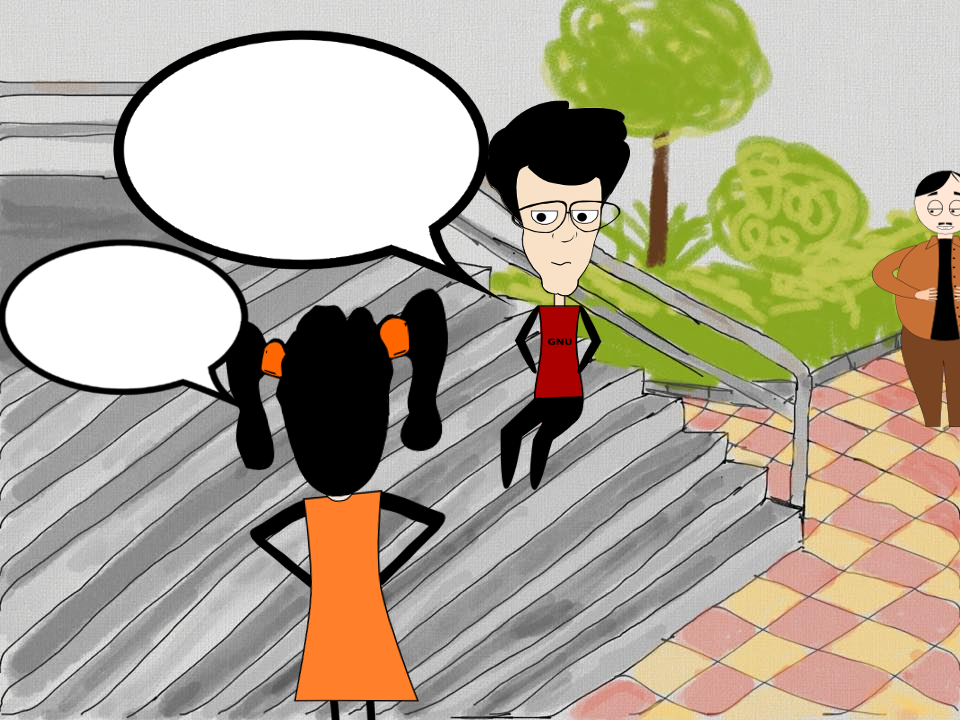
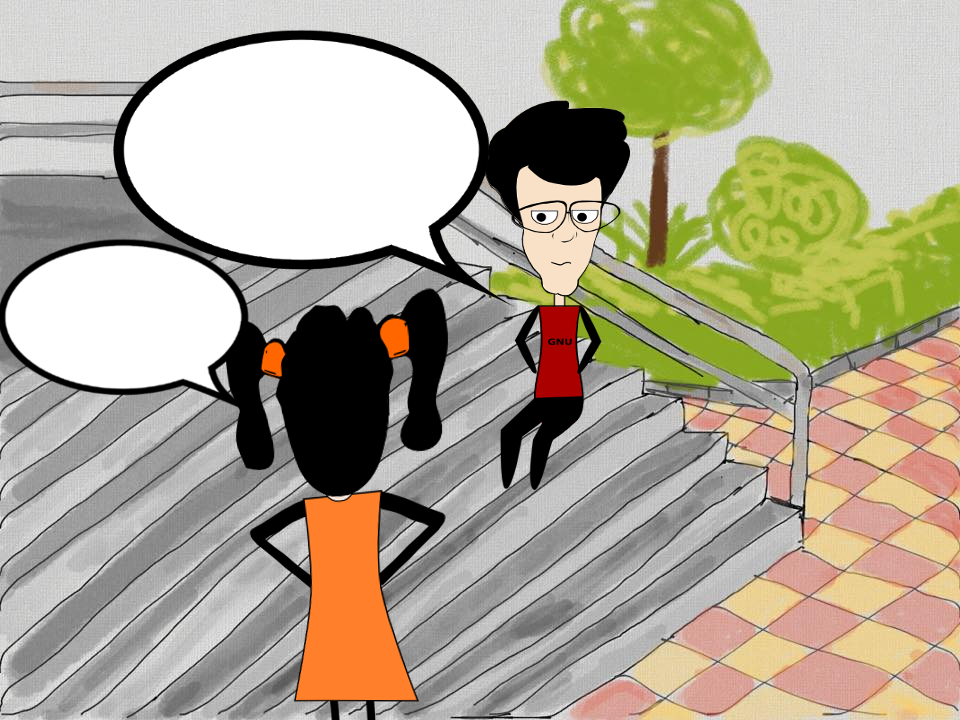
Layers edited between the first and the second w=960, h=720 image:
hid "belwesh222.png" over [872, 170, 960, 427]
